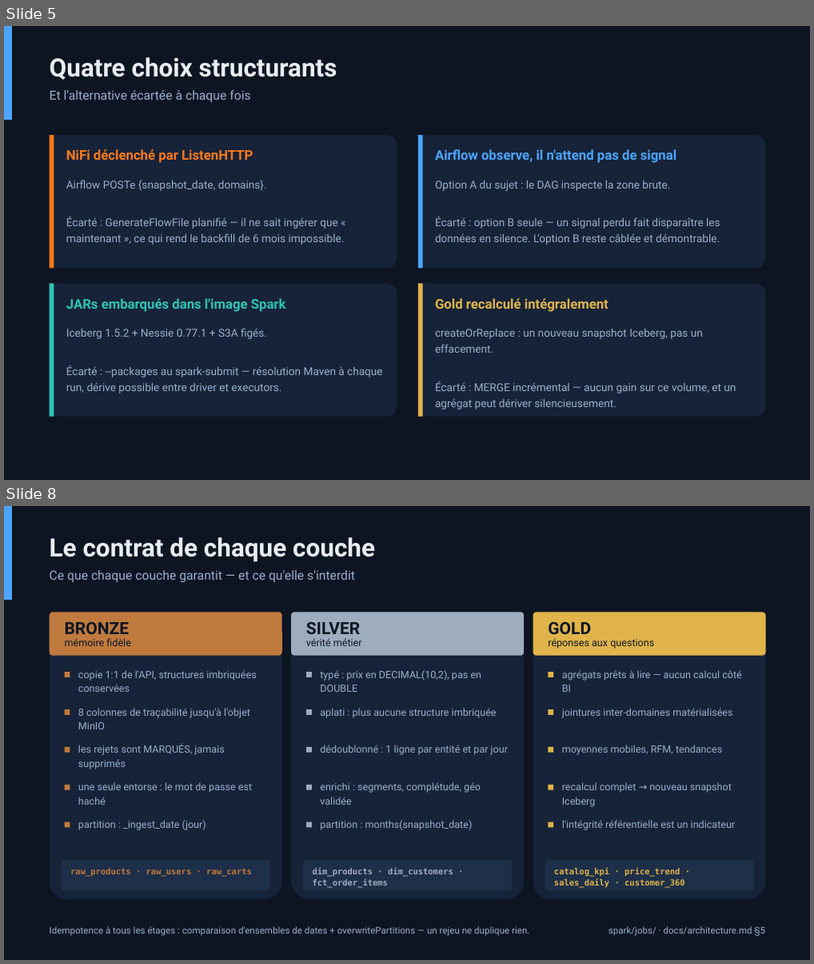
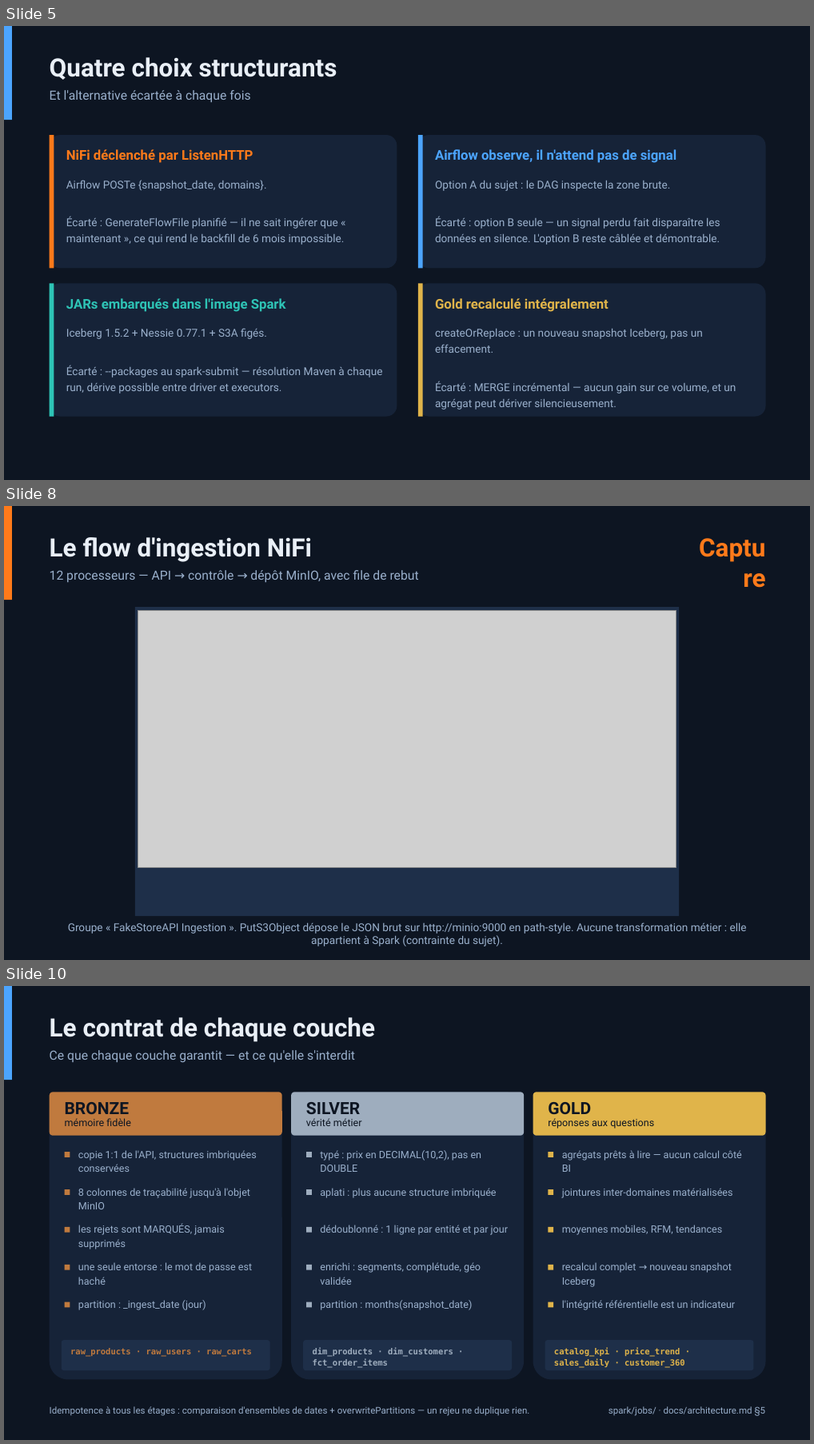
Before and after one commit to makabamegane-eng/dit-lakehouse-nifi-fakestore, a slide deck: slides/soutenance_lakehouse_nifi.pptx. Shown one above the other, each under a label of ours: slides 5 and 8 before the commit, slides 5, 8 and 10 after it; the slides between them are not shown. The pictures are 814x964 and 814x1444 pixels, drawn with LibreOffice and Linux fonts; fonts in the diff are those of the drawing; grey boxes stand for pictures. Boxes give left, top, right and bottom in pixels: in the first picture for what was removed or moved away, otherwise in the second. Text is boxed around its words. In the diff, an @@ line names an element or a change of style, - is before the commit and + after.

```diff
--- a/slides/soutenance_lakehouse_nifi.pptx
+++ b/slides/soutenance_lakehouse_nifi.pptx
@@ slide 8 added at (4, 506, 810, 960), background #0D1522 @@
@@ rectangle added at (4, 506, 12, 600), fill #FF7A1A @@
@@ text added at (50, 537, 312, 562), 30 pt, text #E9EFF7, bold @@
+Le flow d'ingestion NiFi
@@ text added at (694, 532, 766, 562), 30 pt, text #FF7A1A, bold @@
+Capture
@@ text added at (50, 570, 419, 582), 15 pt, text #9AB0CC @@
+12 processeurs — API → contrôle → dépôt MinIO, avec file de rebut
@@ rectangle added at (135, 607, 680, 916), fill #1E2F49 @@
@@ picture added at (138, 610, 677, 867) @@
@@ text added at (68, 922, 747, 946), 13 pt, text #9AB0CC @@
+Groupe « FakeStoreAPI Ingestion ». PutS3Object dépose le JSON brut sur http://minio:9000 en path-style. Aucune transformation métier : elle appartient à Spark (contrainte du sujet).
@@ what was slide 8 is now slide 10 @@
```
Also in this commit, not shown: 5 slides changed, 6 other slides added, 1 slide removed, 12 other files.
